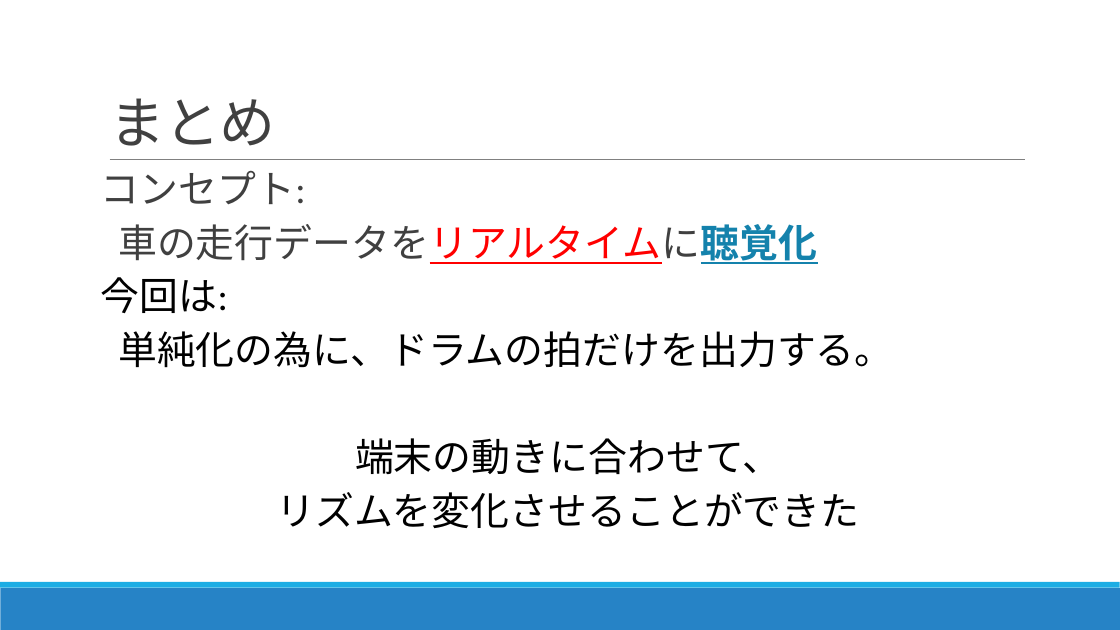
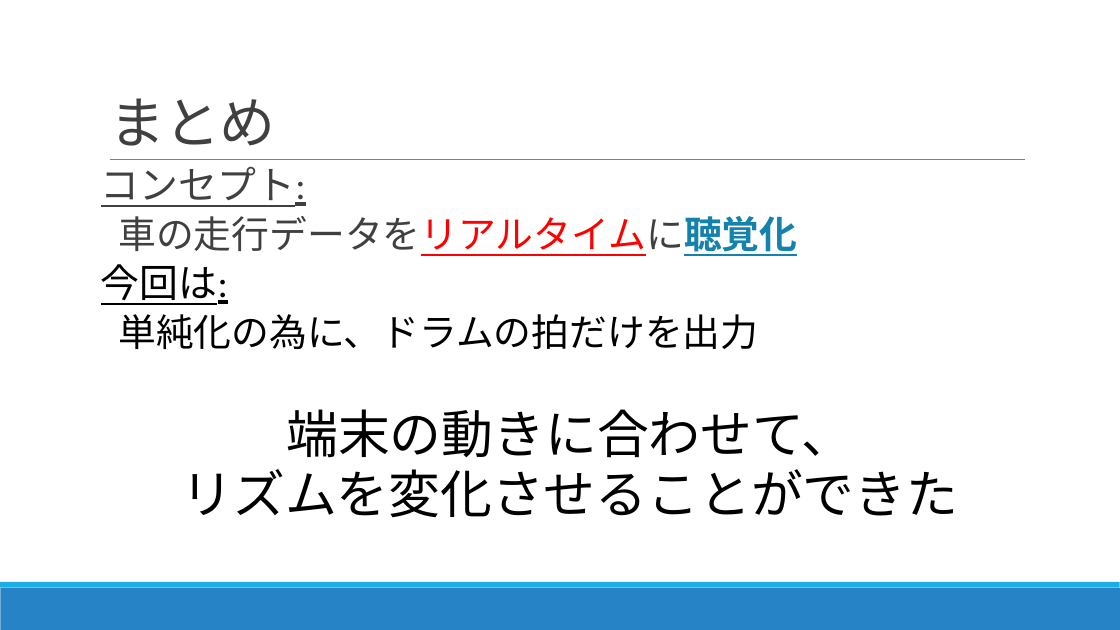
Before and after one commit to aquavit/comporive, a slide deck: slide 7 of コンポライブ.pptx. Drawn at 1120x630 pixels with LibreOffice and Linux fonts; fonts in the diff are those of the drawing. Boxes give left, top, right and bottom in pixels: in the first picture for what was removed or moved away, otherwise in the second. Text is boxed around its words. In the diff, an @@ line names an element or a change of style, - is before the commit and + after.

```diff
--- a/コンポライブ.pptx
+++ b/コンポライブ.pptx
@@ text at box(101, 167, 958, 518): underline on in "コンセプト:", "今回は:"; size 33.3 to 32.4 pt in "車の走行データをリアルタイムに聴覚化"; size 33.3 to 44.4 pt in "端末の動きに合わせて、", "リズムを変化させることができた"; line spacing 0.8 to 0.7 @@
@@ text at box(118, 314, 758, 349): text changed; size 33.3 to 32.4 pt @@
-単純化の為に、ドラムの拍だけを出力する。
+単純化の為に、ドラムの拍だけを出力
```
Also in this commit, not shown: 2 other slides changed, 1 slide removed.
